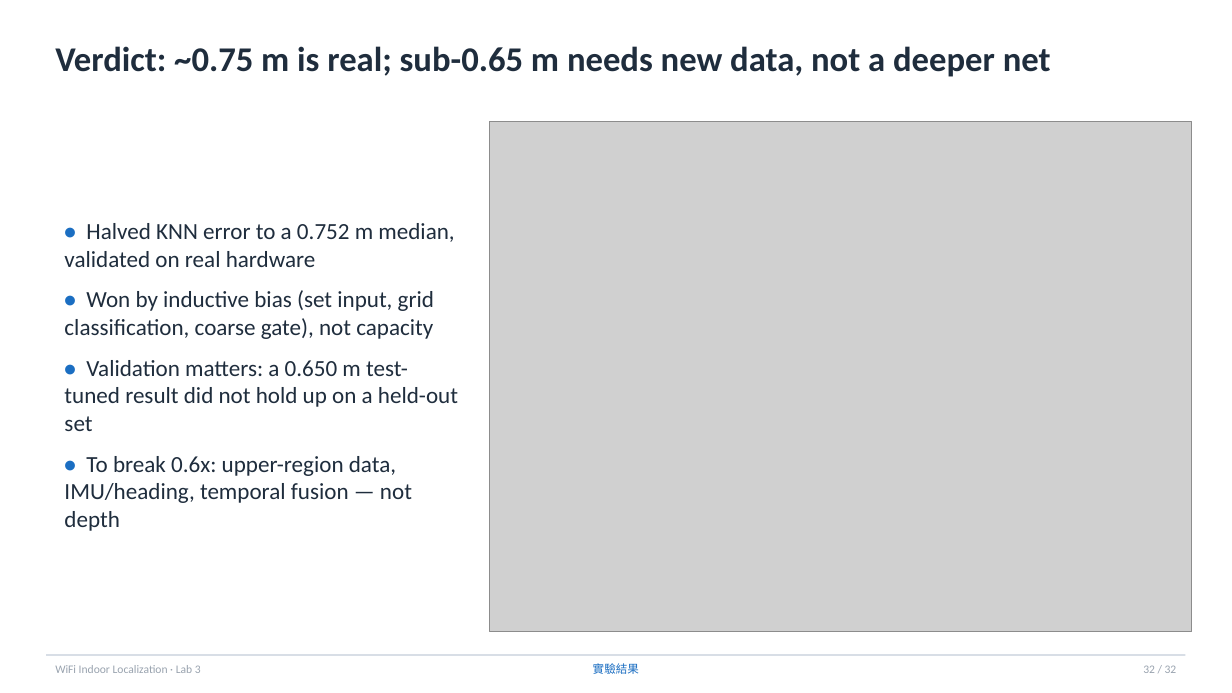
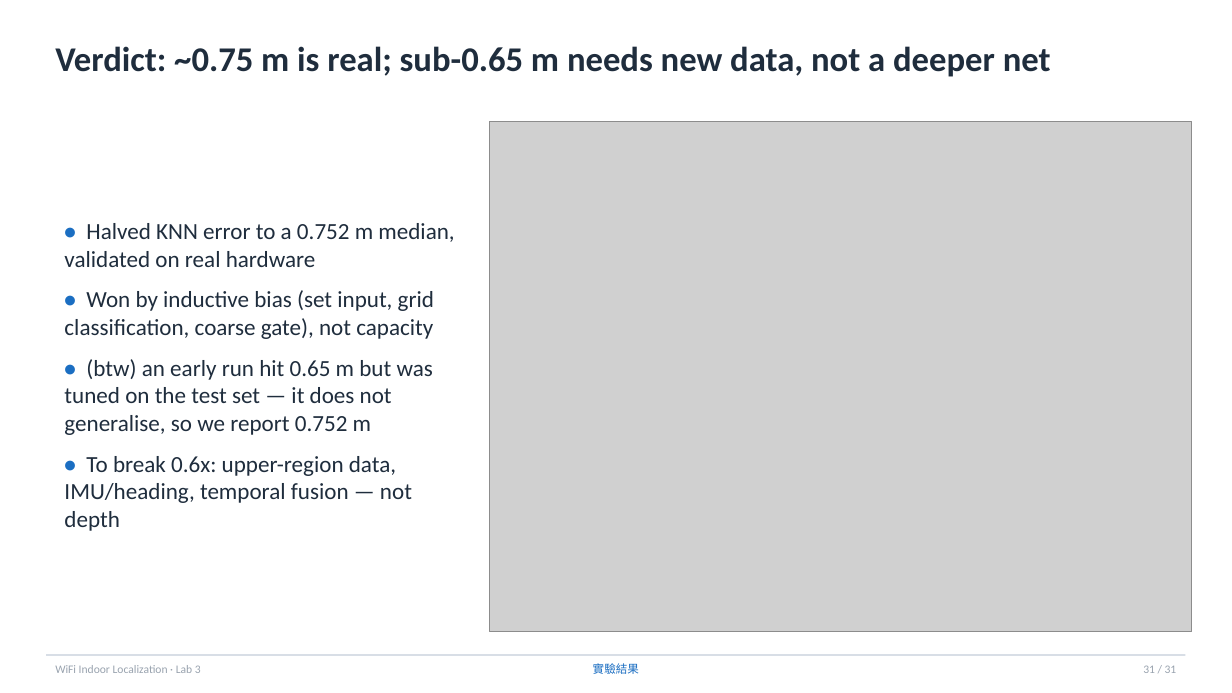
Before and after one commit to kmliy901054/cv2x-wifi-fingerprint, a slide deck: slide 31 of lab3/outputs/slides/lab3_presentation.pptx (slide 32 before the commit). Drawn at 1232x693 pixels with LibreOffice and Linux fonts; fonts in the diff are those of the drawing; grey boxes stand for pictures. Boxes give left, top, right and bottom in pixels: in the first picture for what was removed or moved away, otherwise in the second. Text is boxed around its words. In the diff, an @@ line names an element or a change of style, - is before the commit and + after.

```diff
--- a/lab3/outputs/slides/lab3_presentation.pptx
+++ b/lab3/outputs/slides/lab3_presentation.pptx
@@ text at <box>64,359,433,435</box>: text changed @@
-• Validation matters: a 0.650 m test-tuned result did not hold up on a held-out set
+• (btw) an early run hit 0.65 m but was tuned on the test set — it does not generalise, so we report 0.752 m
@@ text at <box>1143,665,1177,673</box>: text changed @@
-32 / 32
+31 / 31
```
Also in this commit, not shown: 25 other slides changed, 1 slide removed, 4 other files.
